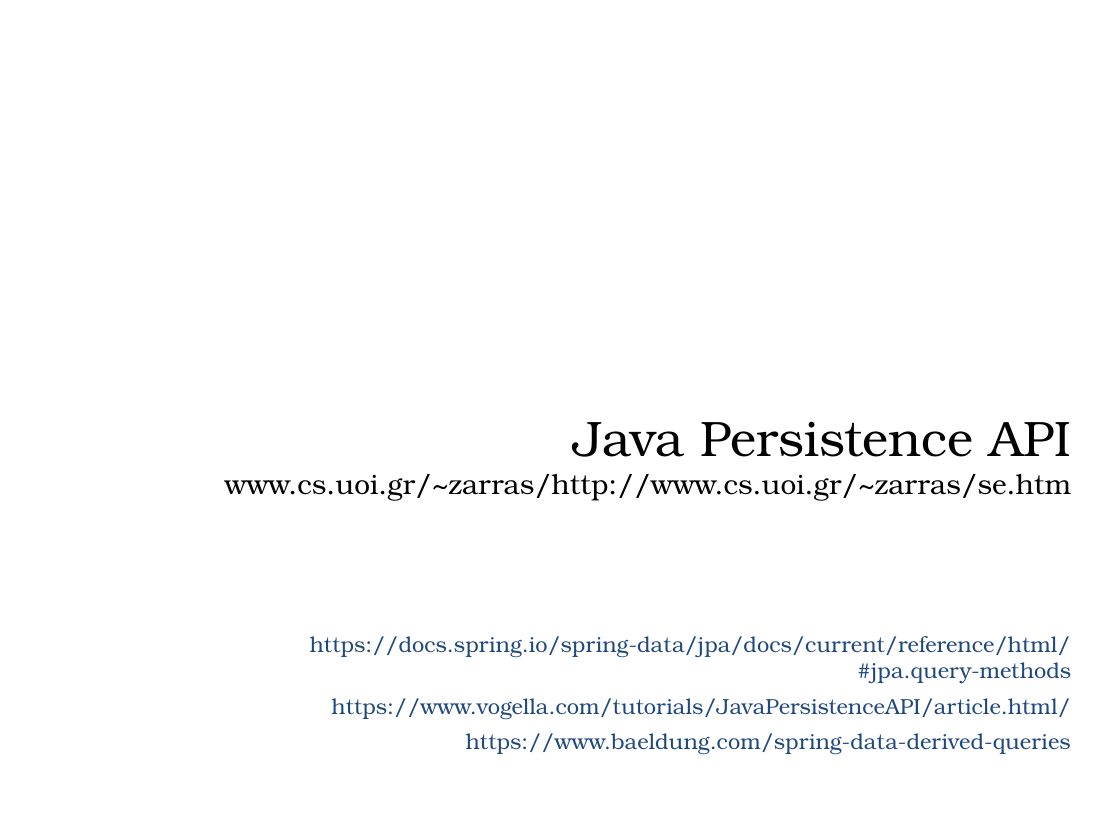
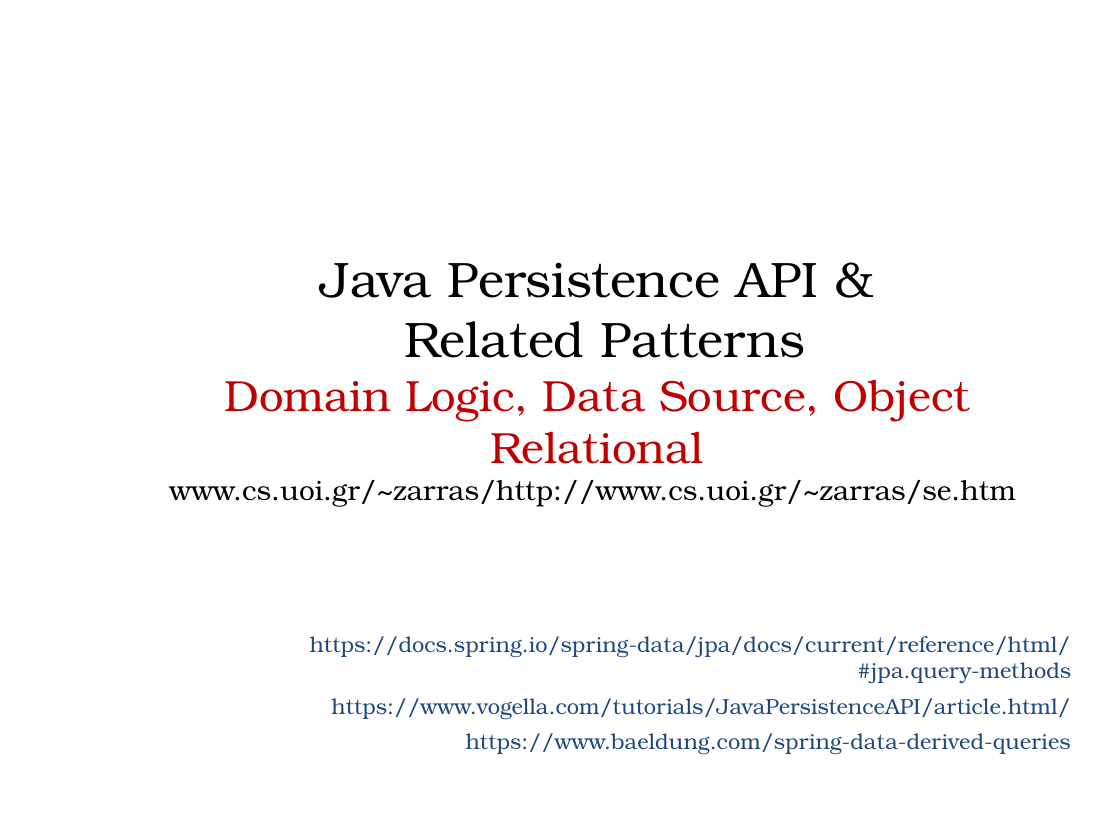
Before and after one commit to zarras/myy803-slides, a slide deck: slide 1 of SoftEng-Lab-JPA.ppt. Drawn at 1120x840 pixels with LibreOffice and Linux fonts; fonts in the diff are those of the drawing. Boxes give left, top, right and bottom in pixels: in the first picture for what was removed or moved away, otherwise in the second. Text is boxed around its words. In the diff, an @@ line names an element or a change of style, - is before the commit and + after.

Commit message:
modified JPA lab slides

```diff
--- a/SoftEng-Lab-JPA.ppt
+++ b/SoftEng-Lab-JPA.ppt
@@ title at (x1=169, y1=262, x2=1015, y2=506): text changed @@
-Java Persistence API
-www.cs.uoi.gr/~zarras/http://www.cs.uoi.gr/~zarras/se.htm
+Java Persistence API &
+Related Patterns
+Domain Logic, Data Source, Object Relational
+www.cs.uoi.gr/~zarras/http://www.cs.uoi.gr/~zarras/se.htm
```
Also in this commit, not shown: 17 slides added, 1 slide removed, 2 other files.
